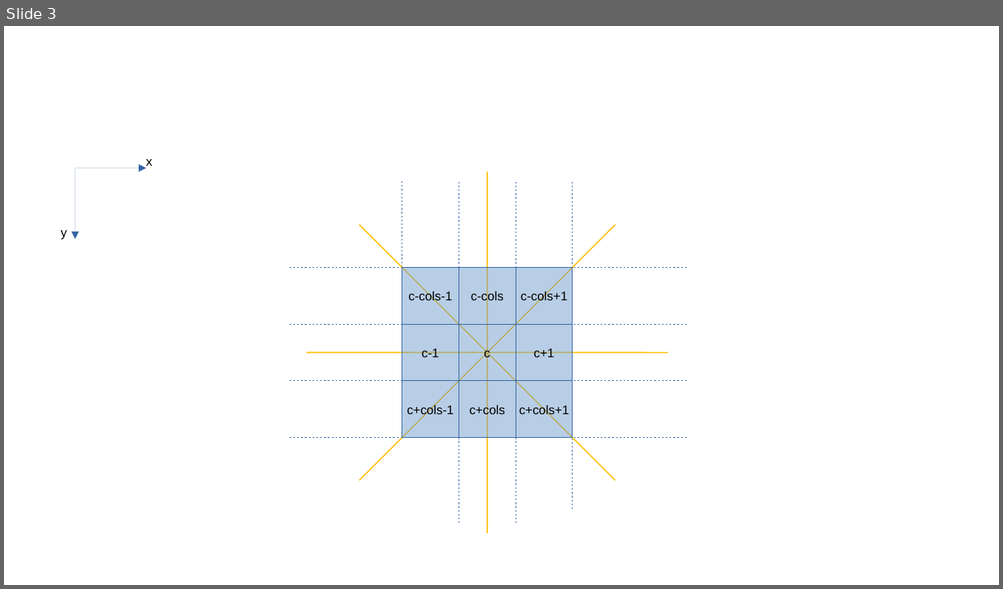
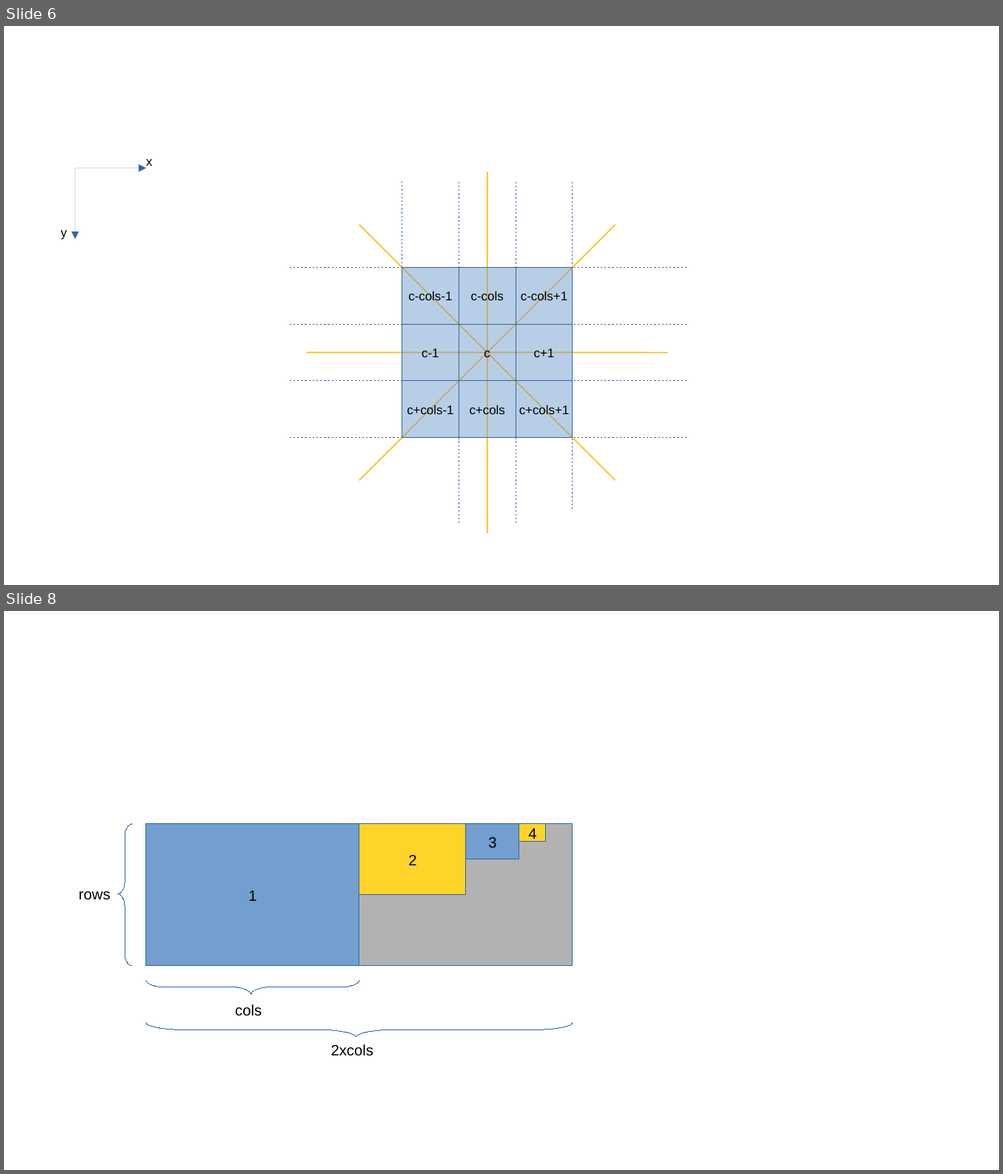
Before and after one commit to AxelTe/cvTestElectron, a slide deck: insides.odp. Shown one above the other, each under a label of ours: slide 3 before the commit, slides 6 and 8 after it; the slides between them are not shown. The pictures are 1003x589 and 1003x1174 pixels, drawn with LibreOffice and Linux fonts; fonts in the diff are those of the drawing. Boxes give left, top, right and bottom in pixels: in the first picture for what was removed or moved away, otherwise in the second. Text is boxed around its words. In the diff, an @@ line names an element or a change of style, - is before the commit and + after.

```diff
--- a/insides.odp
+++ b/insides.odp
@@ slide 8 added at bbox=[4, 611, 999, 1170], background #FFFFFF @@
@@ freeform shape added at bbox=[118, 824, 132, 965], outline #3465A4 0 pt @@
@@ rectangle added at bbox=[145, 824, 358, 965], fill #729FCF, outline #3465A4 0 pt, 12 pt, text #000000 @@
+1
@@ rectangle added at bbox=[360, 824, 572, 965], fill #B2B2B2, outline #3465A4 0 pt @@
@@ rectangle added at bbox=[360, 824, 466, 895], fill #FFD428, outline #3465A4 0 pt, 12 pt, text #000000 @@
+2
@@ rectangle added at bbox=[466, 824, 519, 859], fill #729FCF, outline #3465A4 0 pt, 12 pt, text #000000 @@
+3
@@ rectangle added at bbox=[519, 824, 546, 842], fill #FFD428, outline #3465A4 0 pt, 12 pt, text #000000 @@
+4
@@ text added at bbox=[79, 891, 111, 900], 12 pt, text #000000 @@
+rows
@@ freeform shape added at bbox=[147, 980, 360, 994], outline #3465A4 0 pt @@
@@ text added at bbox=[235, 1005, 262, 1017], 12 pt, text #000000 @@
+cols
@@ freeform shape added at bbox=[147, 1022, 572, 1037], outline #3465A4 0 pt @@
@@ text added at bbox=[331, 1045, 373, 1056], 12 pt, text #000000 @@
+2xcols
@@ what was slide 3 is now slide 6 @@
```
Also in this commit, not shown: 1 slide changed, 4 other slides added, 8 other files.
